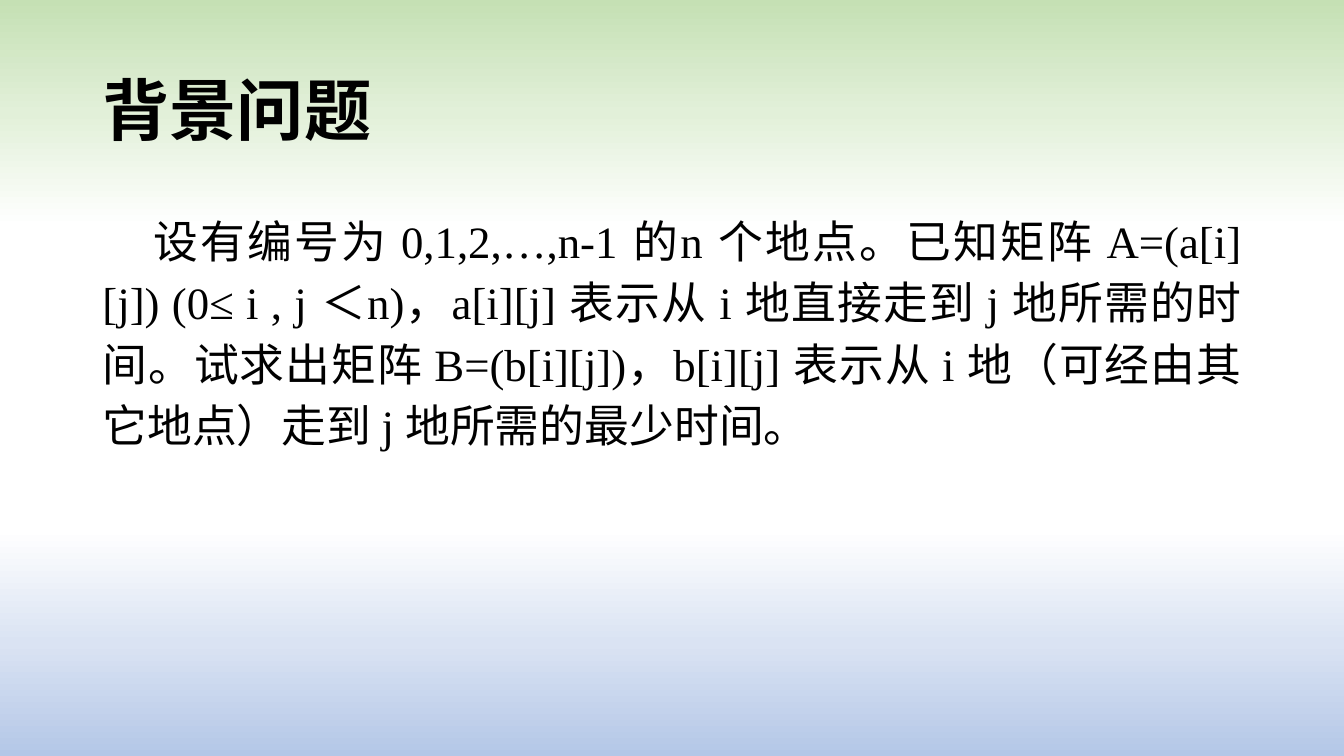
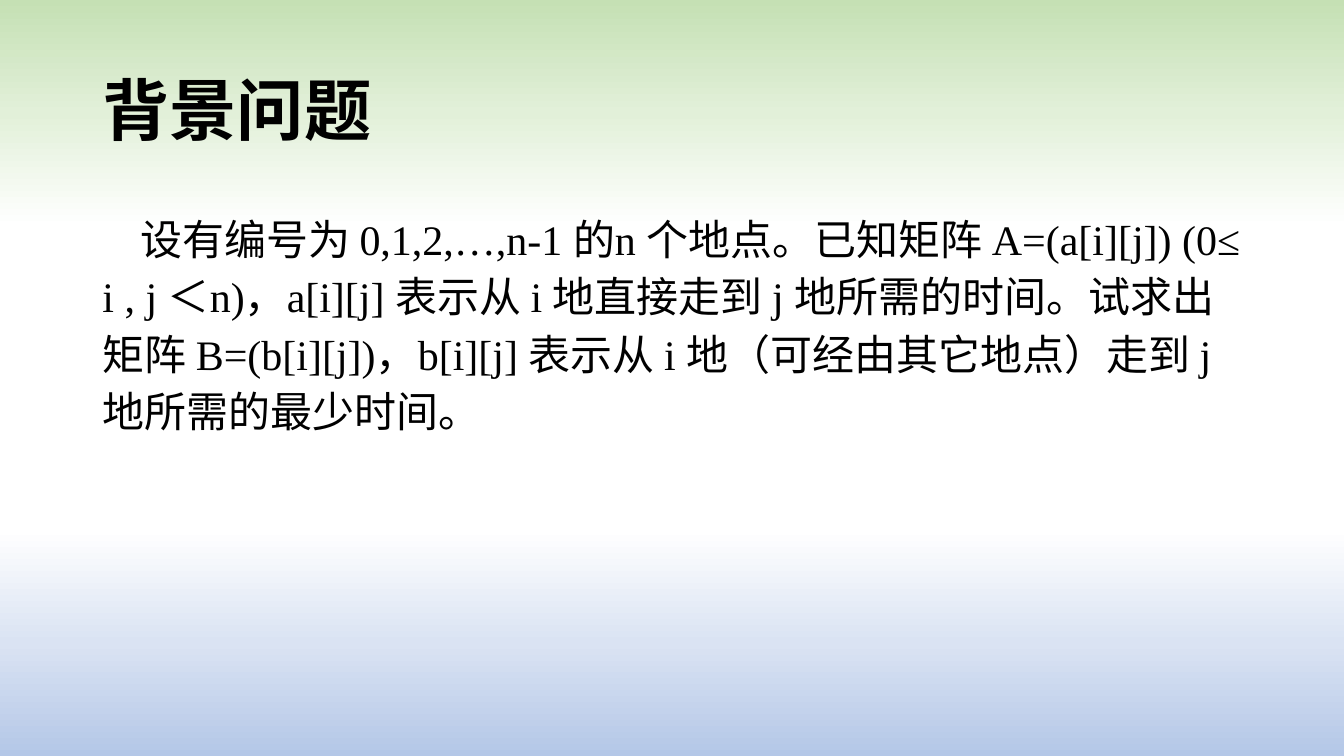
Before and after one commit to lk758tmy/PC_Codes, a slide deck: slide 2 of Final/Floyd-Warshall算法.pptx. Drawn at 1344x756 pixels with LibreOffice and Linux fonts; fonts in the diff are those of the drawing. Boxes give left, top, right and bottom in pixels: in the first picture for what was removed or moved away, otherwise in the second. Text is boxed around its words. In the diff, an @@ line names an element or a change of style, - is before the commit and + after.

```diff
--- a/Final/Floyd-Warshall算法.pptx
+++ b/Final/Floyd-Warshall算法.pptx
@@ text "设有编号为 0,1,2,…,n-1 的n 个地点。已知矩阵 A=(a[i][j]) ..." at (102, 219, 1240, 431): size 32 to 30 pt; alignment justified to left @@
```
Also in this commit, not shown: 4 other slides changed, 1 other file.
